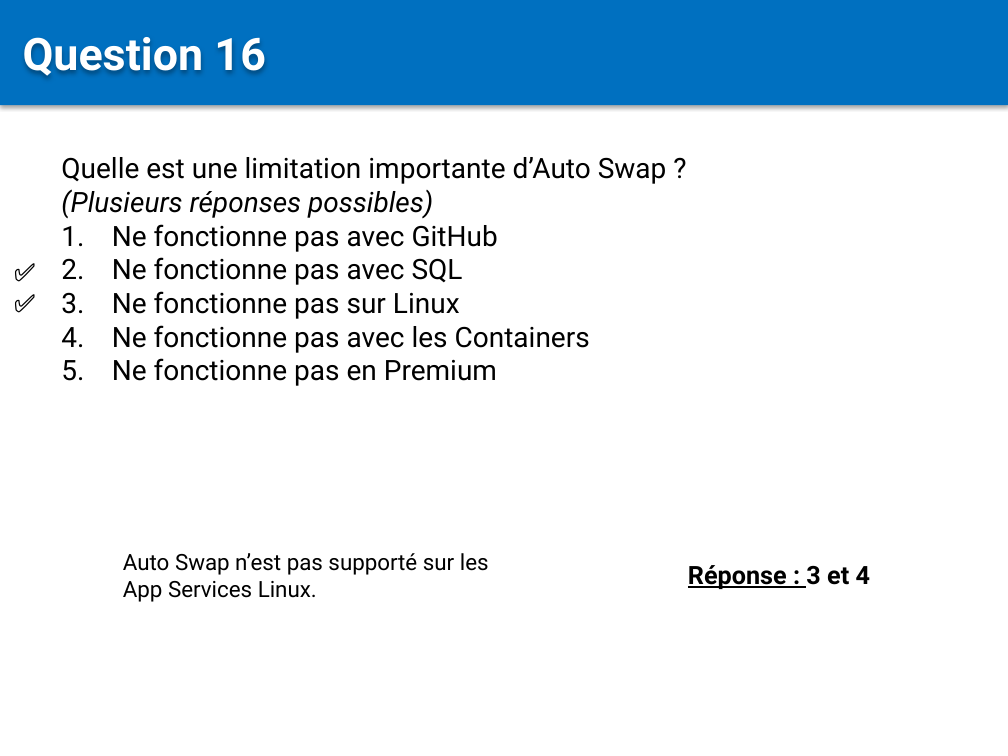
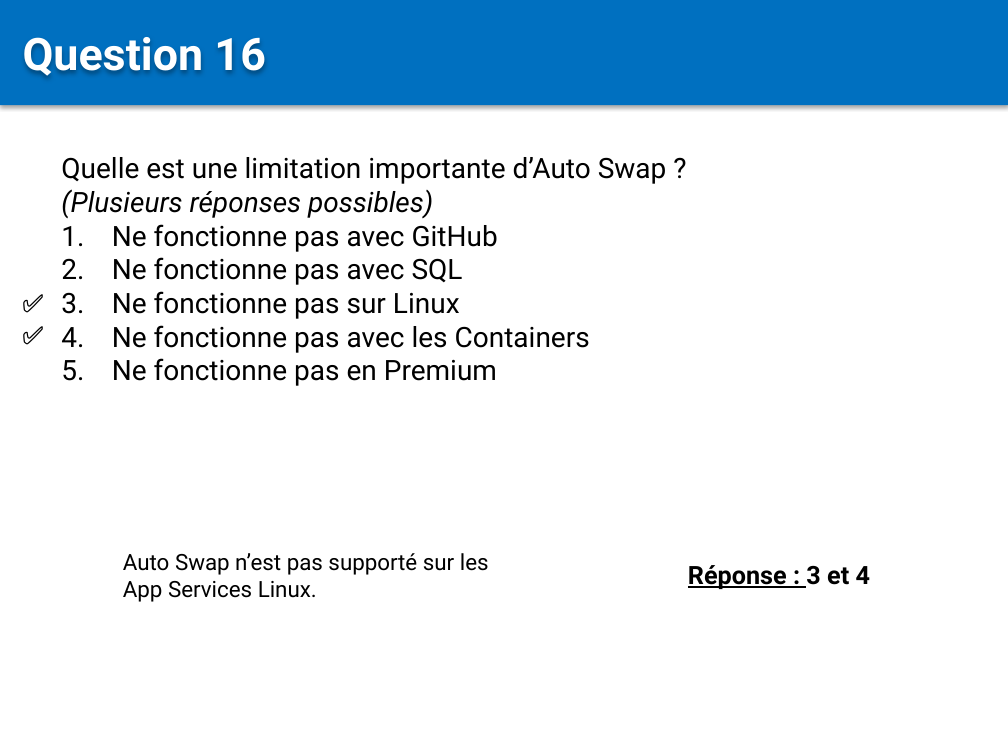
Before and after one commit to Sybaris-Classroom/az-204, a slide deck: slide 89 of Quiz/Quiz.pptx. Drawn at 1008x756 pixels with LibreOffice and Linux fonts; fonts in the diff are those of the drawing. Boxes give left, top, right and bottom in pixels: in the first picture for what was removed or moved away, otherwise in the second. Text is boxed around its words. In the diff, an @@ line names an element or a change of style, - is before the commit and + after.

```diff
--- a/Quiz/Quiz.pptx
+++ b/Quiz/Quiz.pptx
@@ text "✅": place and size @@
-text "✅" at box(4, 251, 66, 291)
+text "✅" at box(12, 283, 74, 324)
@@ text "✅": place and size @@
-text "✅" at box(4, 283, 66, 324)
+text "✅" at box(12, 314, 74, 355)
```
Also in this commit, not shown: 1 other slide changed.
